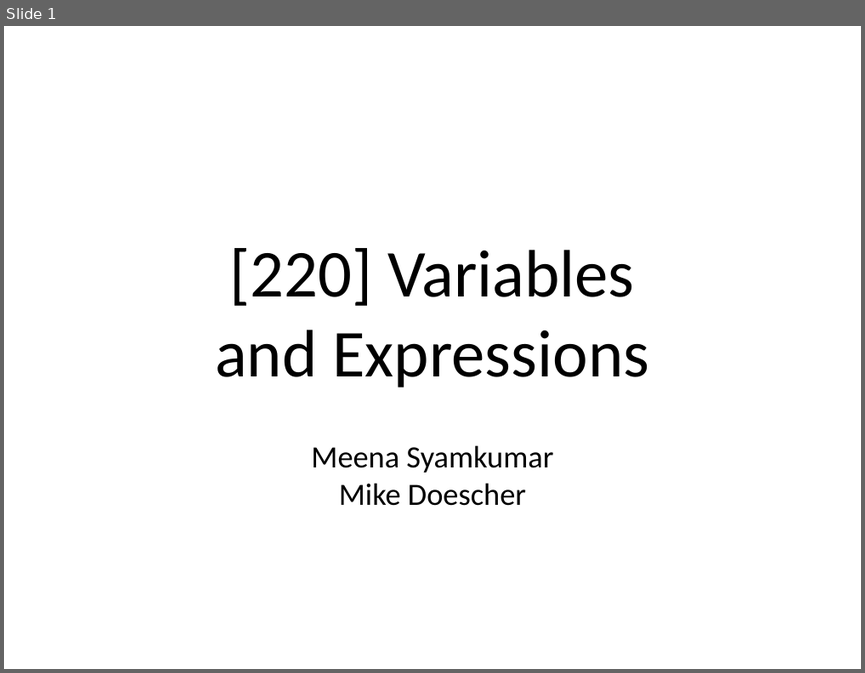
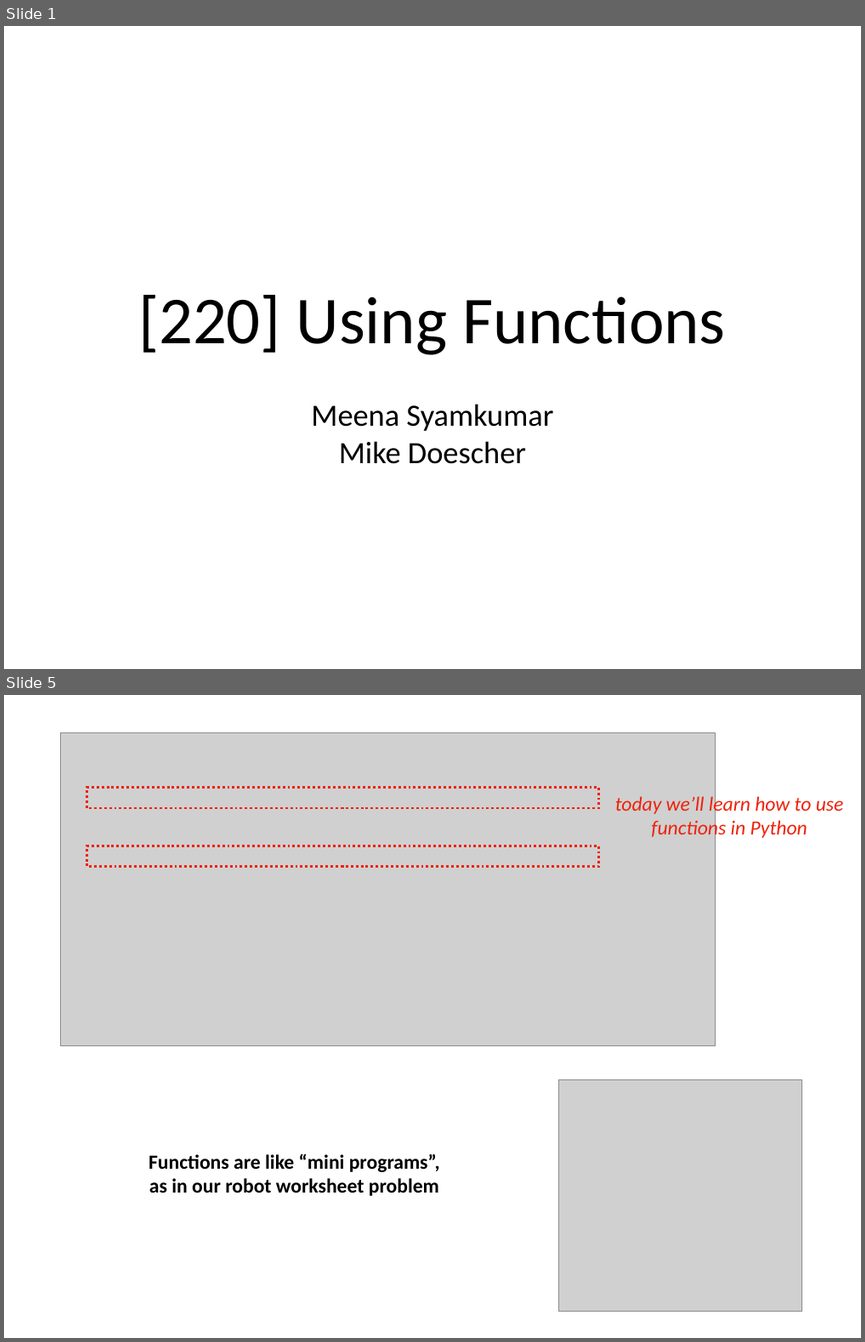
Before and after one commit to tylerharter/caraza-harter-com, a slide deck: tyler/meena/cs220/f20/materials/lec_05_F20.ppt. Shown one above the other, each under a label of ours: slide 1 before the commit, slides 1 and 5 after it; the slides between them are not shown. The pictures are 865x673 and 865x1342 pixels, drawn with LibreOffice and Linux fonts; fonts in the diff are those of the drawing; grey boxes stand for pictures. Boxes give left, top, right and bottom in pixels: in the first picture for what was removed or moved away, otherwise in the second. Text is boxed around its words. In the diff, an @@ line names an element or a change of style, - is before the commit and + after.

```diff
--- a/tyler/meena/cs220/f20/materials/lec_05_F20.ppt
+++ b/tyler/meena/cs220/f20/materials/lec_05_F20.ppt
@@ slide 5 added at (x1=4, y1=695, x2=861, y2=1338), background #FFFFFF @@
@@ picture added at (x1=61, y1=733, x2=715, y2=1046) @@
@@ rectangle added at (x1=87, y1=787, x2=599, y2=808), outline #EE220C 3 pt dashed @@
@@ text added at (x1=615, y1=794, x2=844, y2=840), 24 pt, text #EE220C, italic @@
+today we’ll learn how to use functions in Python
@@ rectangle added at (x1=87, y1=845, x2=599, y2=867), outline #EE220C 3 pt dashed @@
@@ picture added at (x1=558, y1=1079, x2=802, y2=1310) @@
@@ text added at (x1=148, y1=1153, x2=440, y2=1196), 24 pt, text #000000, bold @@
+Functions are like “mini programs”,
+as in our robot worksheet problem
@@ slide 1 changed as well @@
@@ title at (x1=138, y1=295, x2=726, y2=355): text changed @@
-[220] Variables
-and Expressions
+[220] Using Functions
@@ subtitle "Meena Syamkumar" moved from (x1=311, y1=445, x2=553, y2=505) to (x1=311, y1=403, x2=553, y2=464) @@
```
Also in this commit, not shown: 27 other slides added, 58 slides removed.
